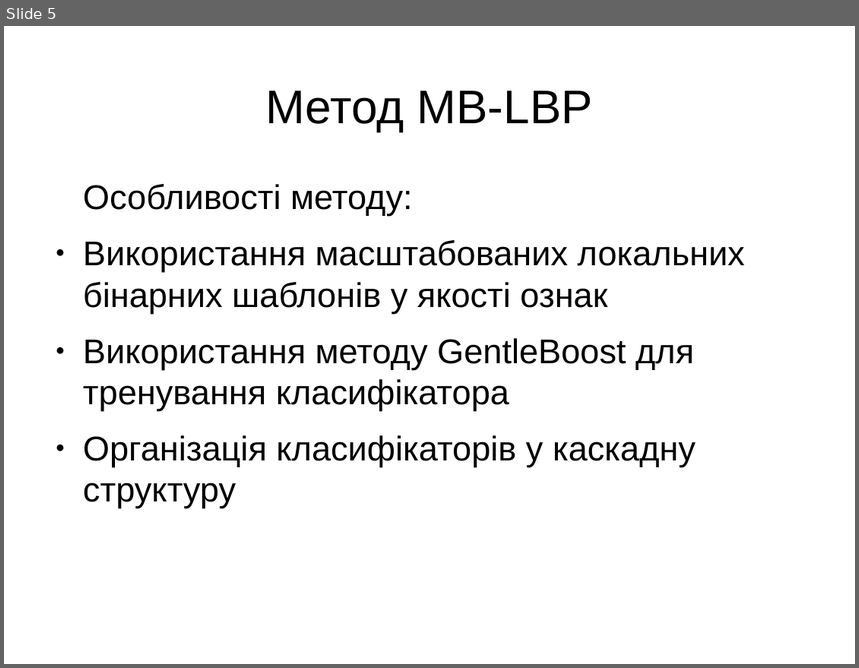
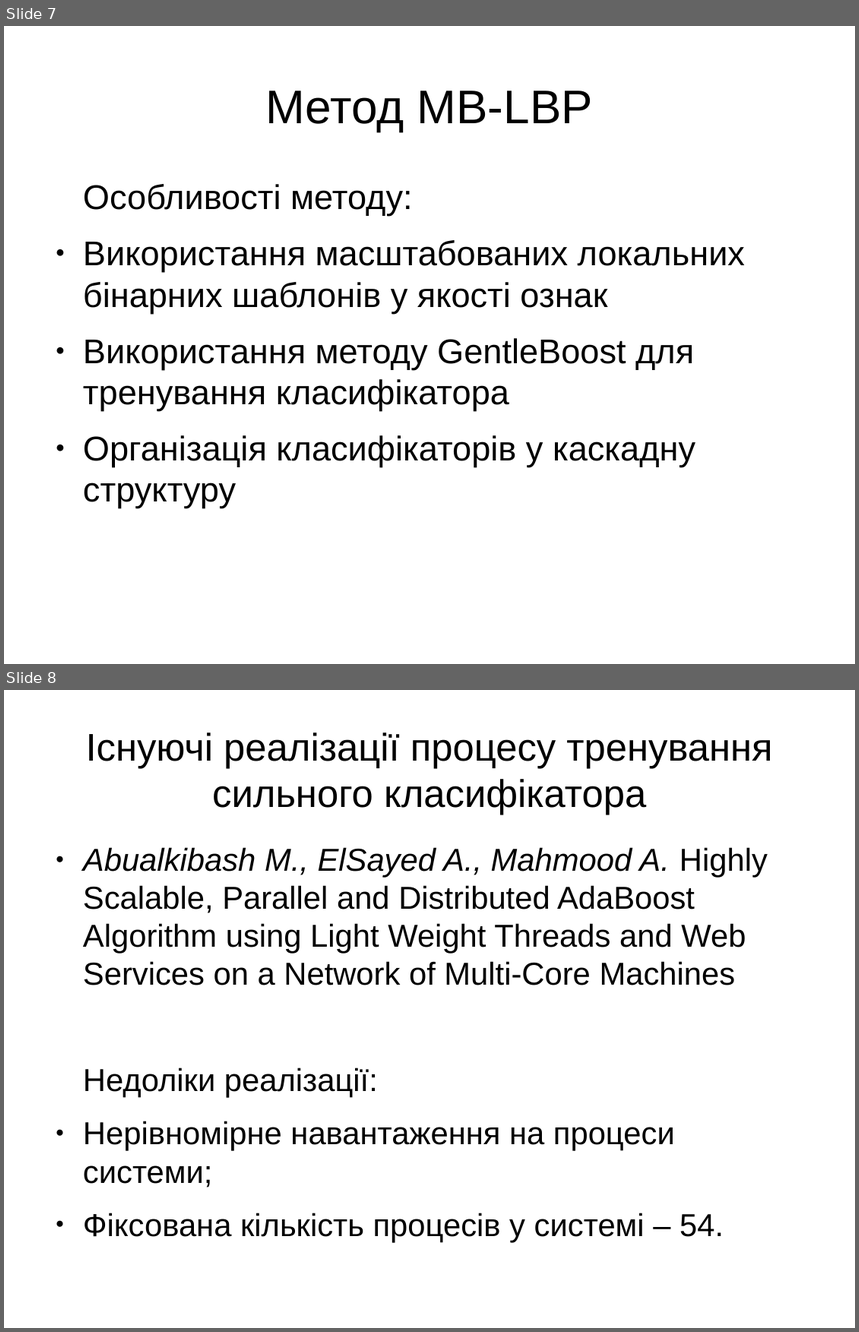
Before and after one commit to OlegTheCat/face-detection, a slide deck: doc/presentation.odp. Shown one above the other, each under a label of ours: slide 5 before the commit, slides 7 and 8 after it. The pictures are 859x668 and 859x1332 pixels, drawn with LibreOffice and Linux fonts; fonts in the diff are those of the drawing. Boxes give left, top, right and bottom in pixels: in the first picture for what was removed or moved away, otherwise in the second. Text is boxed around its words. In the diff, an @@ line names an element or a change of style, - is before the commit and + after.

```diff
--- a/doc/presentation.odp
+++ b/doc/presentation.odp
@@ slide 8 added at [4, 690, 855, 1328], background #FFFFFF @@
@@ title added at [86, 733, 772, 815], 36 pt, text #000000 @@
+Існуючі реалізації процесу тренування сильного класифікатора
@@ text added at [83, 847, 768, 1243], 29.6 pt, text #000000 @@
+● Abualkibash M., ElSayed A., Mahmood A. Highly Scalable, Parallel and Distributed AdaBoost Algorithm using Light Weight Threads and Web Services on a Network of Multi-Core Machines
+Недоліки реалізації:
+● Нерівномірне навантаження на процеси системи;
+● Фіксована кількість процесів у системі – 54.
@@ what was slide 5 is now slide 7 @@
```
Also in this commit, not shown: 14 other slides added, 2 slides removed, 1 other file.
